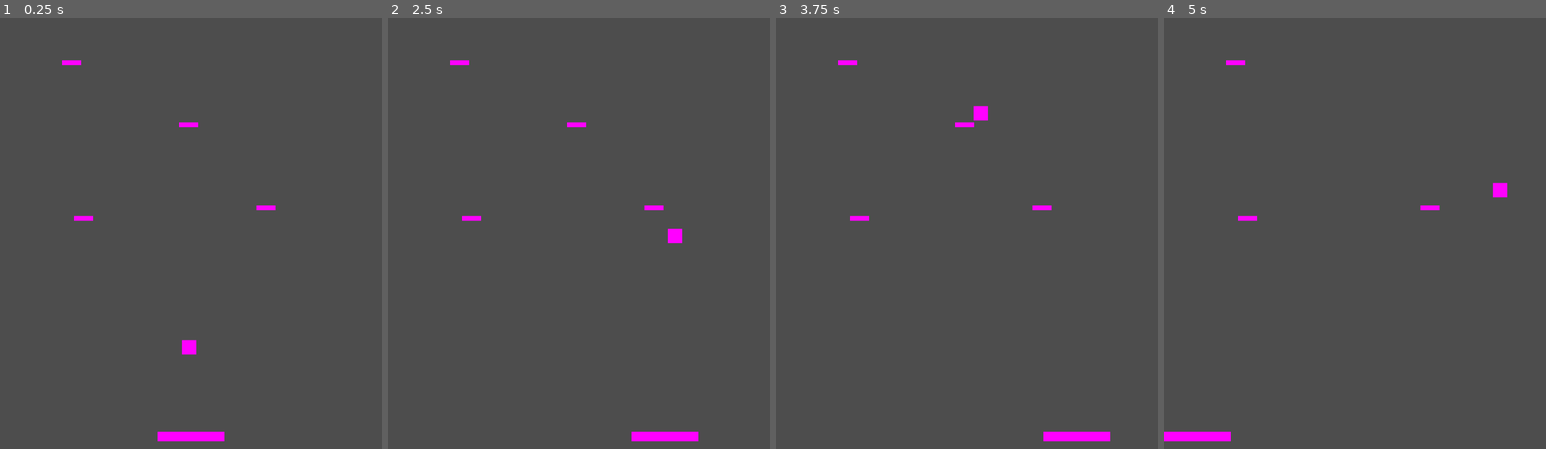
Above: before the commit, frames 1-4 (left to right).
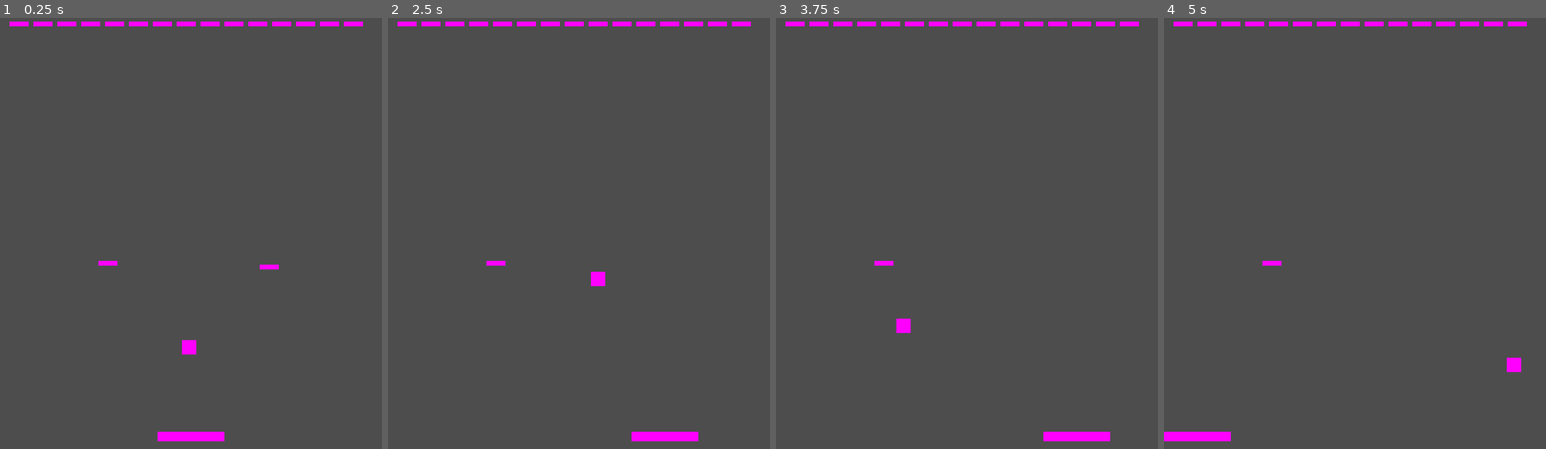
Above: after the commit, the same moments.

Repository: districtjackson/breakout
Game: Godot game, scene res://main.tscn
Two runs of this game, one before a commit and one after it. Both use one fixed random seed, a clock stepped at 60 frames per second and the inputs below.
Inputs:
- Up to frame 1 (0.25 s): no input
- Up to frame 2 (2.5 s): tap Enter at 0.5 s; hold Right (right) 0.53-1.28 s; hold Left (left) 1.28-2.03 s; hold Right (right) from 2.03 s (still down)
- Up to frame 3 (3.75 s): release Right (right) at 3.53 s; hold Left (left) from 3.53 s (still down)
- Up to frame 4 (5 s): keep holding Left (left)

The runs differ from the first frame. In frame 1, 1.2% of the frame differs, in the area x 2-95%, y 0-59%; in frame 2, 1.4%; in frame 3, 1.4%, in the area x 2-95%, y 0-74%; in frame 4, 1.3%.

Commit message:
Progress on generating bricks
07/16/23

Diff:
--- a/main.gd
+++ b/main.gd
@@ -1,12 +1,40 @@
 extends Node2D
 
 @export var simulation_tps = 60
+@export var brick_scene: PackedScene
+
+var remaining_bricks = 0
 
 # Called when the node enters the scene tree for the first time.
 func _ready():
 	Engine.set_physics_ticks_per_second(simulation_tps)
+	start() # Temporary, HUD will call this later
 
+# Setup and start game
+func start():
+	_generate_bricks()
 
 # Called every frame. 'delta' is the elapsed time since the previous frame.
 func _process(_delta):
 	pass
+
+func _on_ball_brick_destroyed():
+	remaining_bricks -= 1
+
+	if(remaining_bricks <= 0):
+		_generate_bricks()
+
+func _generate_bricks():
+	print("Generating Bricks")
+
+	var bricks_added = 0
+
+	for i in range(40,750,50):
+		var brick = brick_scene.instantiate()
+		add_child(brick)
+
+		brick.position = Vector2(i, 110)
+
+		bricks_added += 1
+
+	remaining_bricks += bricks_added
--- a/main.tscn
+++ b/main.tscn
@@ -9,6 +9,7 @@
 
 [node name="Main" type="Node2D"]
 script = ExtResource("1_kw6dv")
+brick_scene = ExtResource("6_oesq4")
 
 [node name="Right Wall" parent="." instance=ExtResource("1_40036")]
 
@@ -26,13 +27,9 @@
 brick = ExtResource("6_oesq4")
 
 [node name="Brick" parent="." instance=ExtResource("6_oesq4")]
-position = Vector2(150, 191)
+position = Vector2(226, 611)
 
 [node name="Brick2" parent="." instance=ExtResource("6_oesq4")]
-position = Vector2(557, 495)
+position = Vector2(564, 619)
 
-[node name="Brick3" parent="." instance=ExtResource("6_oesq4")]
-position = Vector2(175, 517)
-
-[node name="Brick4" parent="." instance=ExtResource("6_oesq4")]
-position = Vector2(395, 321)
+[connection signal="brick_destroyed" from="Ball" to="." method="_on_ball_brick_destroyed"]
